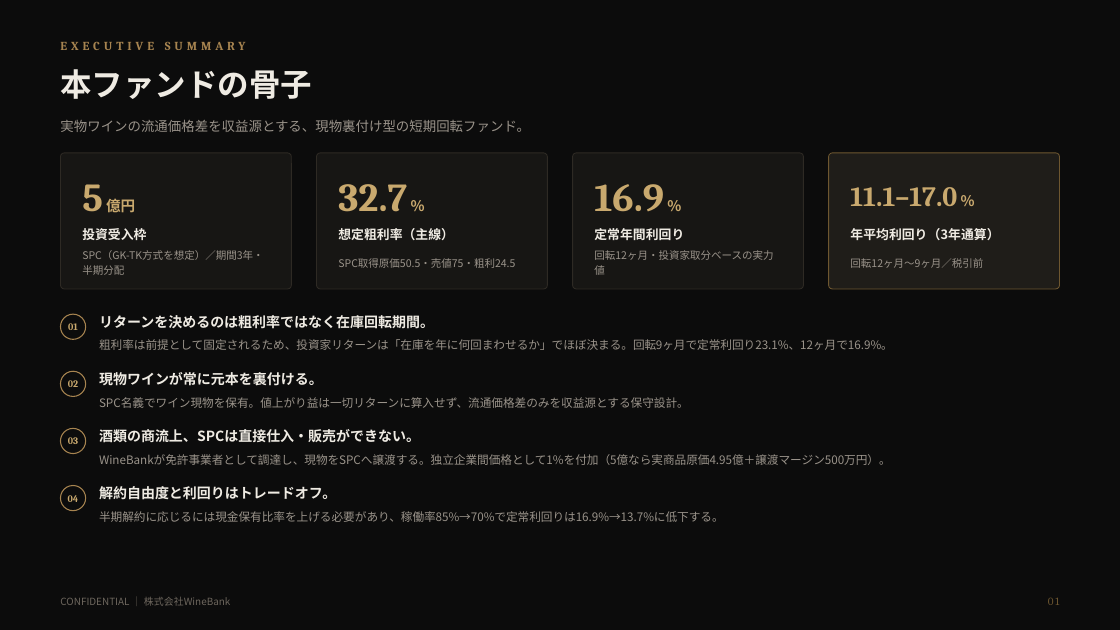
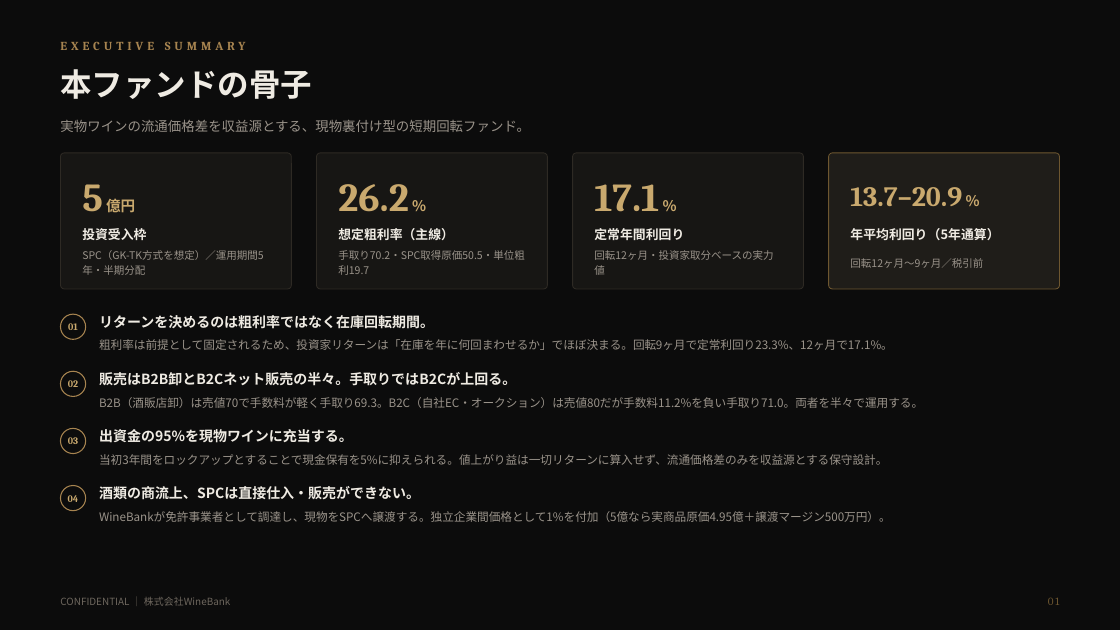
Before and after one commit to nakano-winebank/wine-auction, a slide deck: slide 2 of docs/wine-fund/WineBank_ワインファンドSPC組成提案_5億_20260811.pptx. Drawn at 1120x630 pixels with LibreOffice and Linux fonts; fonts in the diff are those of the drawing. Boxes give left, top, right and bottom in pixels: in the first picture for what was removed or moved away, otherwise in the second. Text is boxed around its words. In the diff, an @@ line names an element or a change of style, - is before the commit and + after.

```diff
--- a/docs/wine-fund/WineBank_ワインファンドSPC組成提案_5億_20260811.pptx
+++ b/docs/wine-fund/WineBank_ワインファンドSPC組成提案_5億_20260811.pptx
@@ text at (338,184,409,212): text changed @@
-32.7 %
+26.2 %
@@ text at (594,184,659,212): text changed @@
-16.9 %
+17.1 %
@@ text at (850,187,962,206): text changed @@
-11.1–17.0 %
+13.7–20.9 %
@@ text at (850,228,999,240): text changed @@
-年平均利回り（3年通算）
+年平均利回り（5年通算）
@@ text at (82,250,263,275): text changed @@
-SPC（GK-TK方式を想定）／期間3年・半期分配
+SPC（GK-TK方式を想定）／運用期間5年・半期分配
@@ text at (338,250,524,275): text changed @@
-SPC取得原価50.5・売値75・粗利24.5
+手取り70.2・SPC取得原価50.5・単位粗利19.7
@@ text at (99,339,893,350): text changed @@
-粗利率は前提として固定されるため、投資家リターンは「在庫を年に何回まわせるか」でほぼ決まる。回転9ヶ月で定常利回り23.1%、12ヶ月で16.9%。
+粗利率は前提として固定されるため、投資家リターンは「在庫を年に何回まわせるか」でほぼ決まる。回転9ヶ月で定常利回り23.3%、12ヶ月で17.1%。
@@ text at (99,372,516,386): text changed @@
-現物ワインが常に元本を裏付ける。
+販売はB2B卸とB2Cネット販売の半々。手取りではB2Cが上回る。
@@ text at (99,397,923,408): text changed @@
-SPC名義でワイン現物を保有。値上がり益は一切リターンに算入せず、流通価格差のみを収益源とする保守設計。
+B2B（酒販店卸）は売値70で手数料が軽く手取り69.3。B2C（自社EC・オークション）は売値80だが手数料11.2%を負い手取り71.0。両者を半々で運用する。
@@ text added at (99,429,353,443), 12 pt, text #EFEBE3, bold @@
+出資金の95%を現物ワインに充当する。
@@ text added at (99,454,887,465), 10 pt, text #9A938A @@
+当初3年間をロックアップとすることで現金保有を5%に抑えられる。値上がり益は一切リターンに算入せず、流通価格差のみを収益源とする保守設計。
@@ text "WineBankが免許事業者として調達し、現物をSPCへ譲渡する。独立企業間価格として1%を付加（5億なら実商品原価4. ...": place and size @@
-text "WineBankが免許事業者として調達し、現物をSPCへ譲渡する。独立企業間価格として1%を付加（5億なら実商品原価4. ..." at (99,454,891,465)
+text "WineBankが免許事業者として調達し、現物をSPCへ譲渡する。独立企業間価格として1%を付加（5億なら実商品原価4. ..." at (99,511,891,522)
@@ text "酒類の商流上、SPCは直接仕入・販売ができない。": place and size @@
-text "酒類の商流上、SPCは直接仕入・販売ができない。" at (99,429,420,443)
+text "酒類の商流上、SPCは直接仕入・販売ができない。" at (99,486,420,500)
@@ text removed at (99,486,336,500) @@
-解約自由度と利回りはトレードオフ。
@@ text removed at (99,511,724,522) @@
-半期解約に応じるには現金保有比率を上げる必要があり、稼働率85%→70%で定常利回りは16.9%→13.7%に低下する。
```
Also in this commit, not shown: 15 other slides changed, 1 slide added, 1 slide removed, 6 other files.
